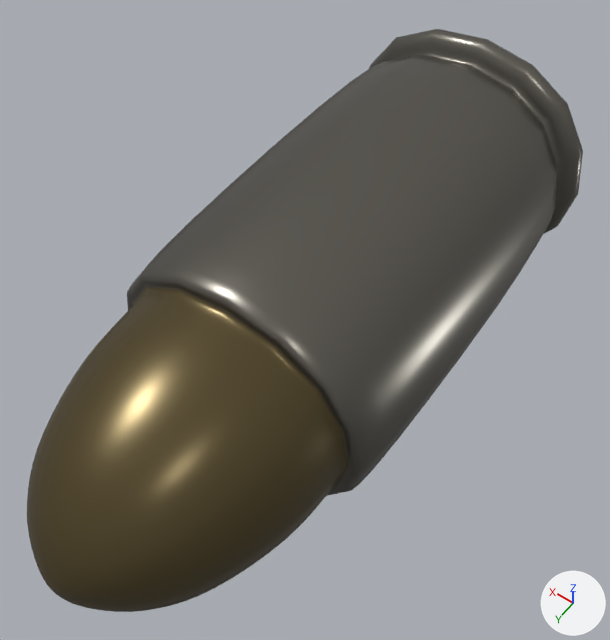
An edit to the Blender file finalproject/Blender/Bullet.blend, drawn before and after from the same camera.
The view is the same before and after, from a camera (50 mm lens) standing at (-0.346, 0.565, 0.758) and looking at (0.0, 0.08, -0.003). Every picture has the same lights, and +X, +Y and +Z are marked at lower right. The picture after the commit comes second.

Names of what the first picture shows: 'Bullet'.
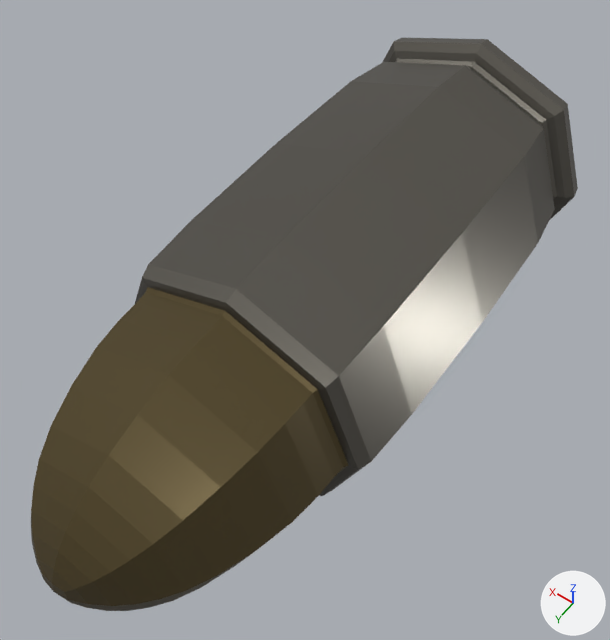
The newer file is also rescaled (x0.403) as a whole; pictures and numbers use the older file's frame.

The edits, one by one:
me_cube has 56 vertices, 54 faces and spans x -0.073..0.074, y -0.188..0.13, z -0.072..0.072.
me_cube is used by ob_bullet; location (0.0, 0.0, 0.0); rotation (0.0, 0.0, 3.142), in degrees (0, 0, 180); scale (2.51, 2.51, 2.51).
me_cube part 1: all faces are now shaded flat (54 of 54 changed).
Object 'Bullet' (ob_bullet) has a SUBSURF modifier named 'Subdivision'.
Modifier setting removed (it was levels = 3).
On modifier 'Subdivision' of object 'Bullet' (ob_bullet), render_levels goes from 3 to 1.

Pixel boxes (x1, y1, x2, y2) of what changed, in the pictures (610 x 640 px):
'Bullet', shading changed, modifiers changed
    before: (27, 29, 583, 612)
    after: (31, 38, 578, 611)
